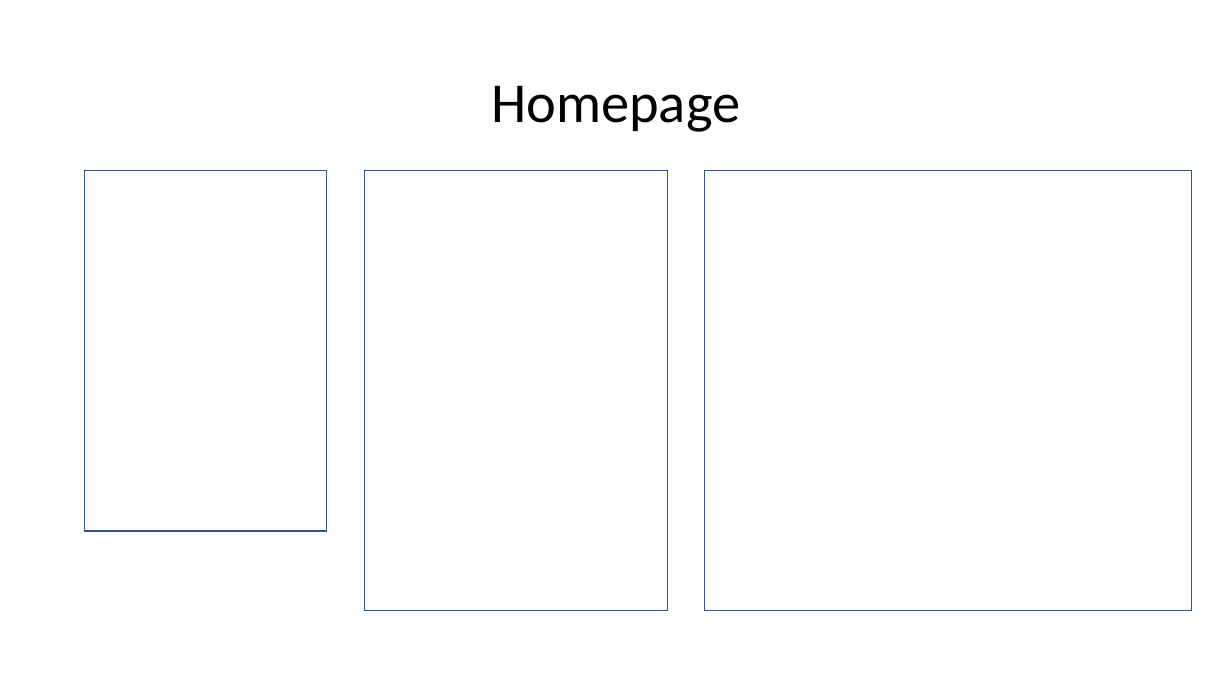
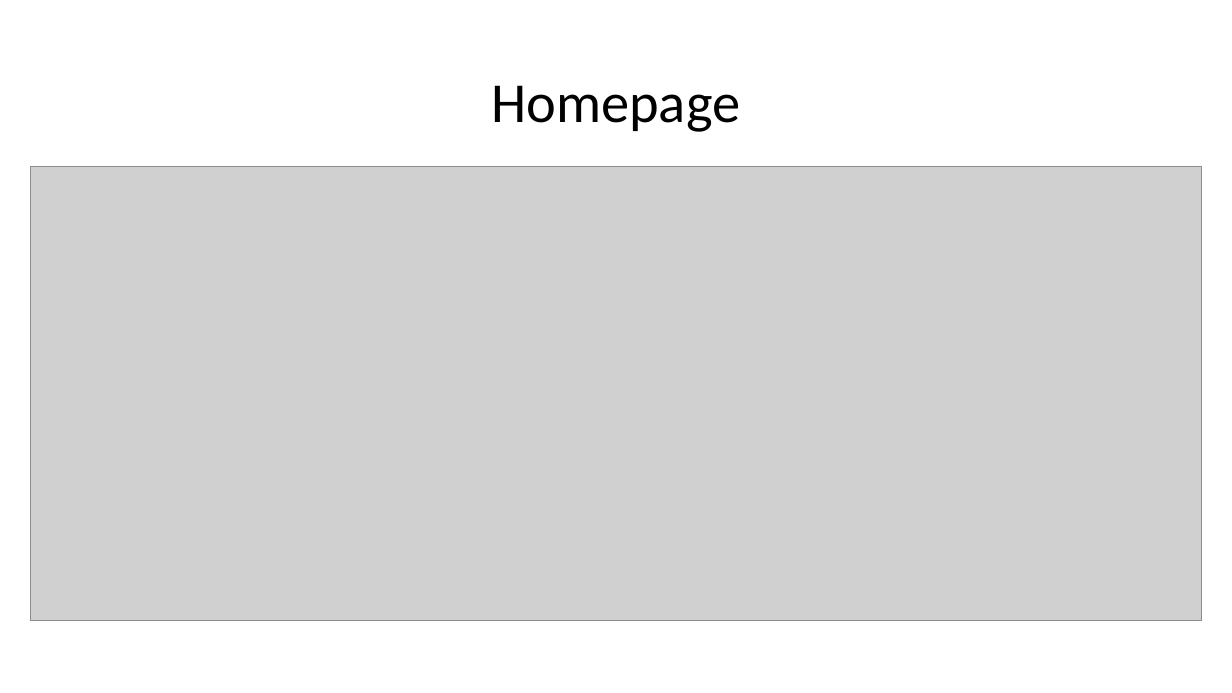
Before and after one commit to NekoUnborn/AndrewDuggan_T1A2, a slide deck: slide 4 of AndrewDuggan_T1A2_Pres.pptx. Drawn at 1232x693 pixels with LibreOffice and Linux fonts; fonts in the diff are those of the drawing; grey boxes stand for pictures. Boxes give left, top, right and bottom in pixels: in the first picture for what was removed or moved away, otherwise in the second. Text is boxed around its words. In the diff, an @@ line names an element or a change of style, - is before the commit and + after.

```diff
--- a/AndrewDuggan_T1A2_Pres.pptx
+++ b/AndrewDuggan_T1A2_Pres.pptx
@@ picture added at (30,166,1202,621) @@
@@ rectangle removed at (85,171,327,531) @@
@@ rectangle removed at (364,171,667,611) @@
@@ rectangle removed at (705,171,1192,611) @@
```
Also in this commit, not shown: 6 other slides changed, 1 slide removed, 3 other files.
